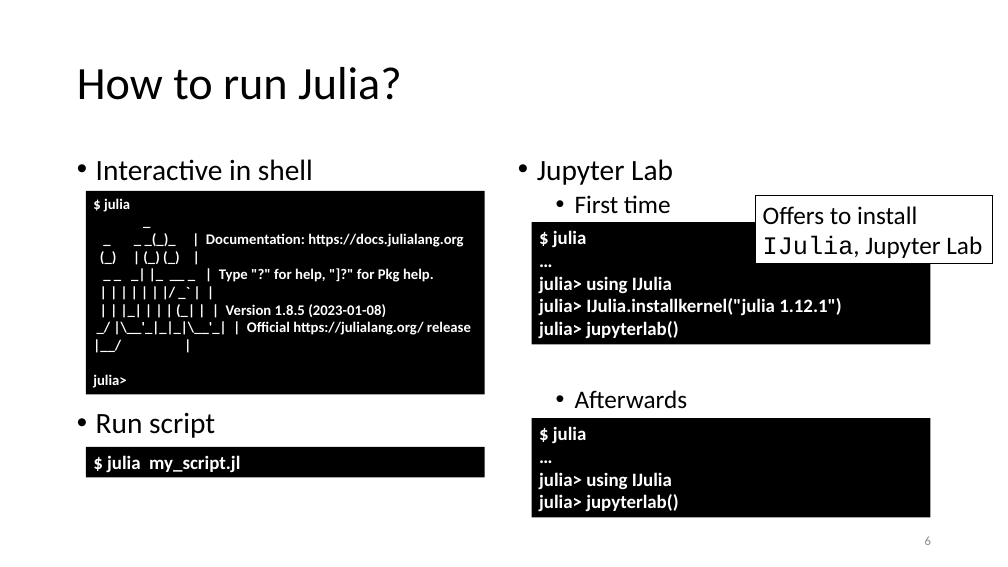
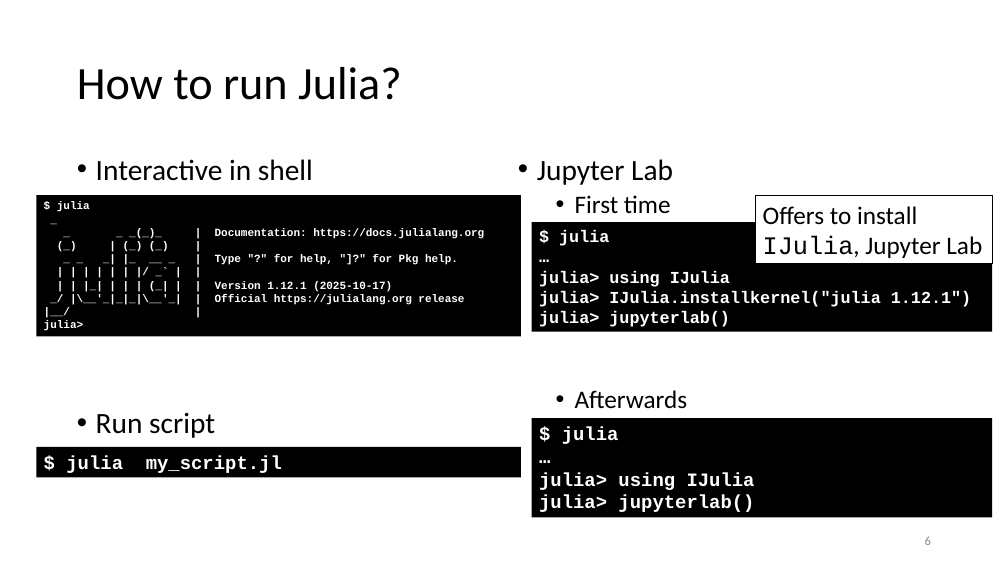
Before and after one commit to gjbex/Julia_good_bad_ugly, a slide deck: slide 6 of julia_good_back_ugly.pptx. Drawn at 1008x567 pixels with LibreOffice and Linux fonts; fonts in the diff are those of the drawing. Boxes give left, top, right and bottom in pixels: in the first picture for what was removed or moved away, otherwise in the second. Text is boxed around its words. In the diff, an @@ line names an element or a change of style, - is before the commit and + after.

Commit message:
Fix typos

```diff
--- a/julia_good_back_ugly.pptx
+++ b/julia_good_back_ugly.pptx
@@ rectangle "$ julia": place and size @@
-rectangle "$ julia" at box(86, 191, 485, 394)
+rectangle "$ julia" at box(36, 195, 521, 337)
@@ text in rectangle at box(44, 228, 484, 331): size 14 to 10.5 pt, font Calibri to Courier New in "$ julia", "_", "_ _ _(_)_ | Documentation: https://docs.julialang.org", "(_) | (_) (_) |" and 4 more places @@
@@ rectangle "$ julia": place and size @@
-rectangle "$ julia" at box(532, 222, 931, 345)
+rectangle "$ julia" at box(532, 222, 992, 332)
@@ rectangle "$ julia" at box(532, 222, 992, 332): size 18 to 16 pt, font Calibri to Courier New @@
@@ text in rectangle at box(215, 281, 464, 305): text changed; size 14 to 10.5 pt; font Calibri to Courier New @@
-| | |_| | | | (_| | | Version 1.8.5 (2023-01-08)
-_/ |\__'_|_|_|\__'_| | Official https://julialang.org/ release
+| | |_| | | | (_| | | Version 1.12.1 (2025-10-17)
+_/ |\__'_|_|_|\__'_| | Official https://julialang.org release
@@ rectangle "$ julia": place and size @@
-rectangle "$ julia" at box(532, 418, 931, 517)
+rectangle "$ julia" at box(532, 418, 992, 517)
@@ rectangle "$ julia" at box(532, 418, 992, 517): font Calibri to Courier New @@
@@ rectangle "$ julia my_script.jl" at box(36, 447, 521, 477): font Calibri to Courier New @@
@@ rectangle "$ julia my_script.jl": place and size @@
-rectangle "$ julia my_script.jl" at box(86, 447, 485, 477)
+rectangle "$ julia my_script.jl" at box(36, 447, 521, 477)
```
Also in this commit, not shown: 2 other slides changed.
